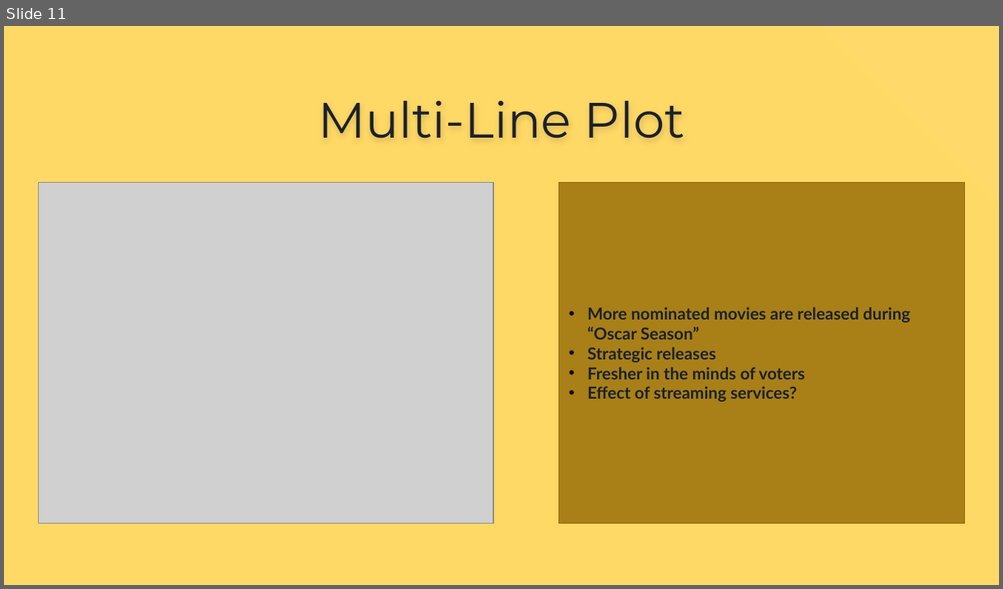
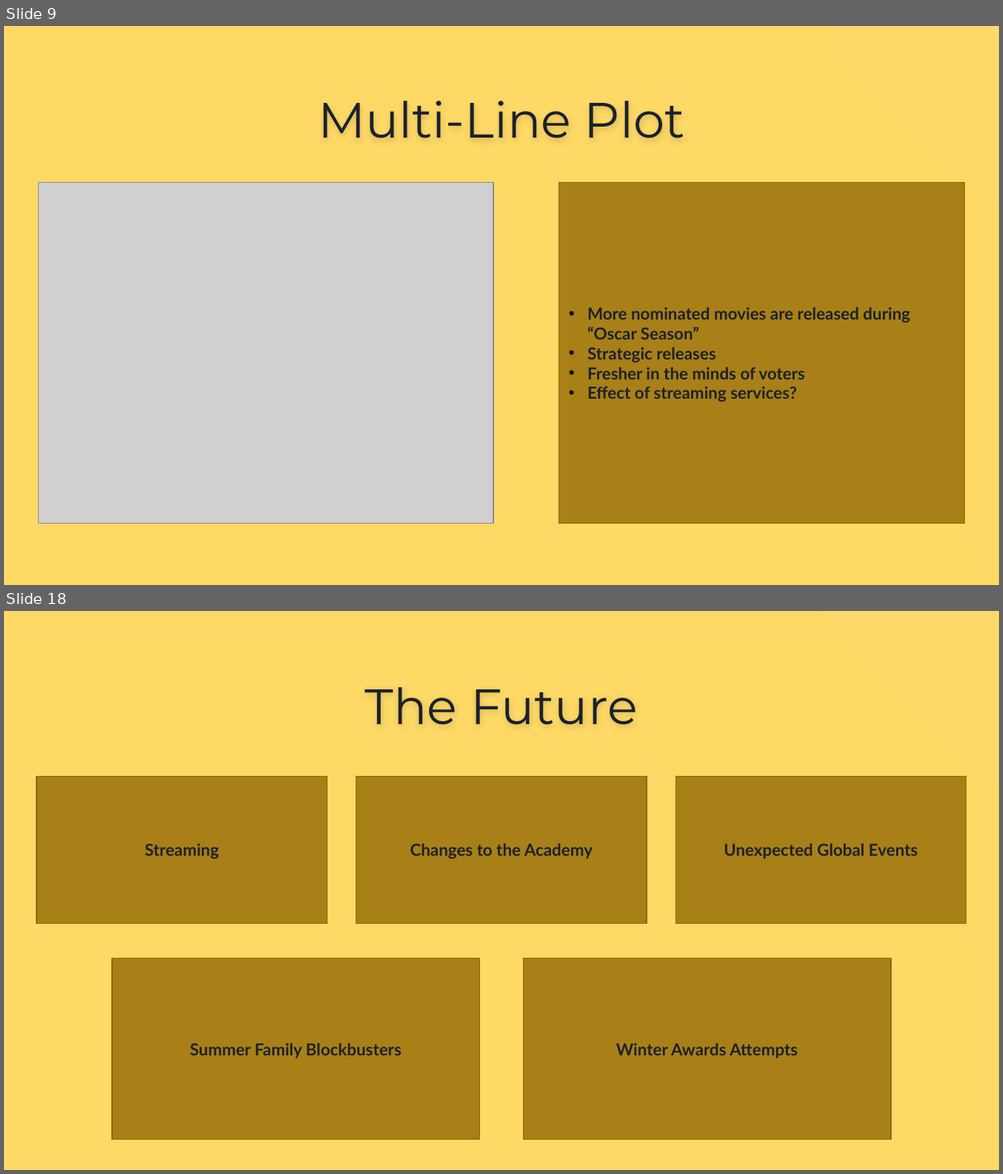
Before and after one commit to jamieah80/group-project-one, a slide deck: Group Project Presentation (1).pptx. Shown one above the other, each under a label of ours: slide 11 before the commit, slides 9 and 18 after it; the slides between them are not shown. The pictures are 1003x589 and 1003x1174 pixels, drawn with LibreOffice and Linux fonts; fonts in the diff are those of the drawing; grey boxes stand for pictures. Boxes give left, top, right and bottom in pixels: in the first picture for what was removed or moved away, otherwise in the second. Text is boxed around its words. In the diff, an @@ line names an element or a change of style, - is before the commit and + after.

```diff
--- a/Group Project Presentation (1).pptx
+++ b/Group Project Presentation (1).pptx
@@ slide 18 added at [4,611,999,1170], background #FFD966; not listed: 1 template element that a slide beside it also shows @@
@@ title added at [365,687,637,725], 36 pt, text #1B212C @@
+The Future
@@ rectangle added at [37,776,327,923], fill #8F6600 at 77% opacity, outline #8F6600 0.75 pt, 12 pt, text #1B212C, bold @@
+Streaming
@@ rectangle added at [356,776,646,923], fill #8F6600 at 77% opacity, outline #8F6600 0.75 pt, 12 pt, text #1B212C, bold @@
+Changes to the Academy
@@ rectangle added at [675,776,966,923], fill #8F6600 at 77% opacity, outline #8F6600 0.75 pt, 12 pt, text #1B212C, bold @@
+Unexpected Global Events
@@ rectangle added at [112,959,479,1140], fill #8F6600 at 77% opacity, outline #8F6600 0.75 pt, 12 pt, text #1B212C, bold @@
+Summer Family Blockbusters
@@ rectangle added at [523,959,891,1140], fill #8F6600 at 77% opacity, outline #8F6600 0.75 pt, 12 pt, text #1B212C, bold @@
+Winter Awards Attempts
@@ what was slide 11 is now slide 9 @@
```
Also in this commit, not shown: 9 other slides added, 4 slides removed, 1 other file.
